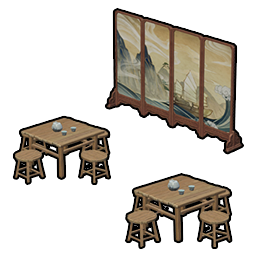
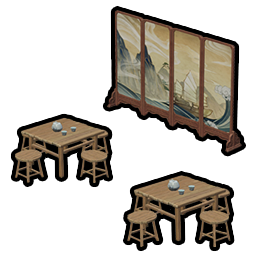
Layer changes from the first 256px x 256px image to the second:
pixels changed over [10,5,246,252] (layer not identified)
